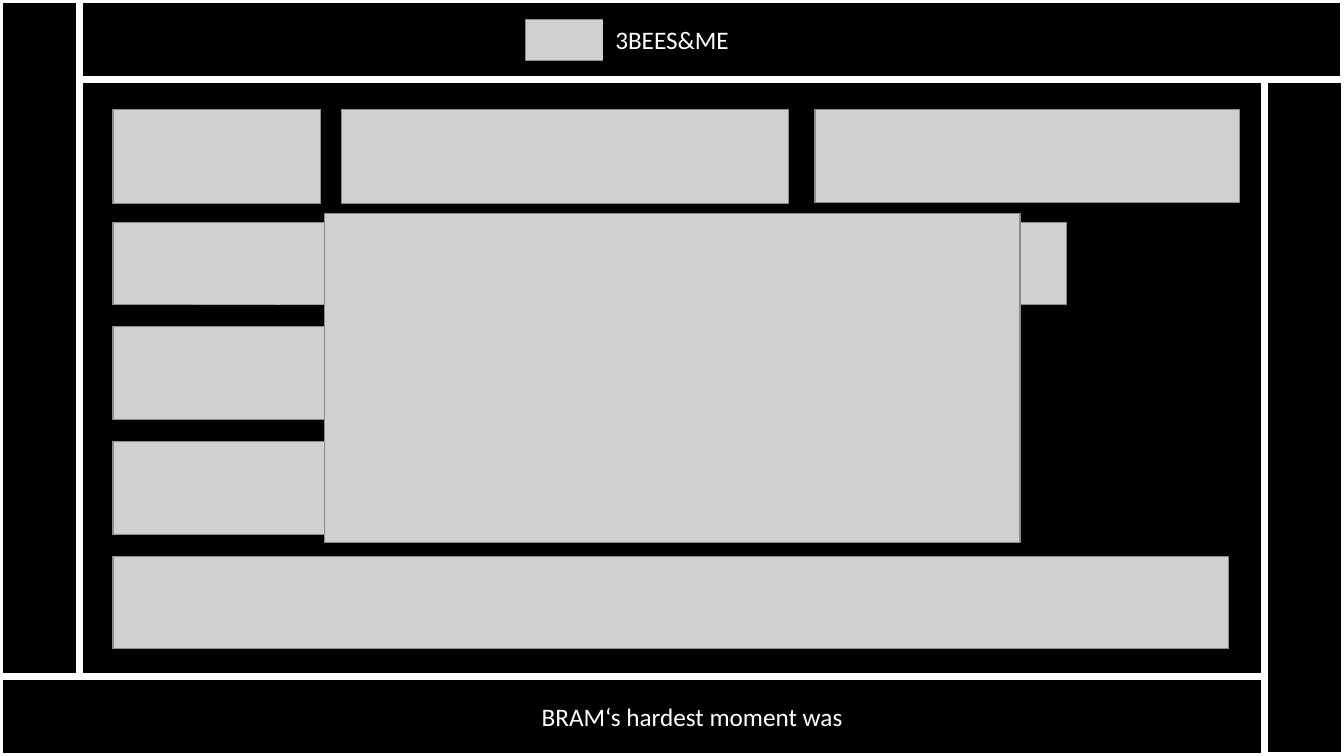
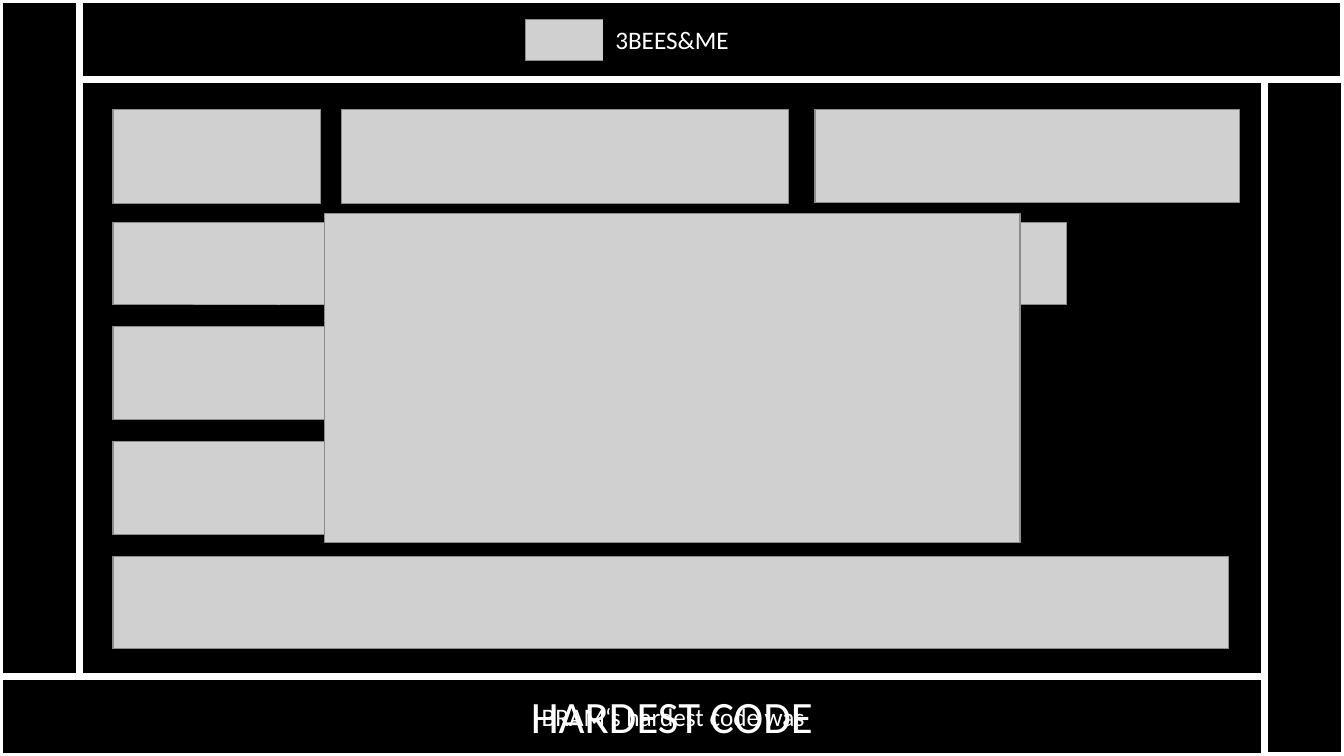
Before and after one commit to BlNARYFOUR/Howeststone, a slide deck: slide 3 of documents/presentatie.pptx. Drawn at 1344x756 pixels with LibreOffice and Linux fonts; fonts in the diff are those of the drawing; grey boxes stand for pictures. Boxes give left, top, right and bottom in pixels: in the first picture for what was removed or moved away, otherwise in the second. Text is boxed around its words. In the diff, an @@ line names an element or a change of style, - is before the commit and + after.

Commit message:
Better

```diff
--- a/documents/presentatie.pptx
+++ b/documents/presentatie.pptx
@@ text added at bbox=[531, 704, 813, 734], 32 pt, text #FFFFFF @@
+HARDEST CODE
@@ text at bbox=[605, 705, 805, 732]: text changed @@
-‘s hardest moment was
+‘s hardest code was
```
Also in this commit, not shown: 1 other slide changed, 4 slides added.
